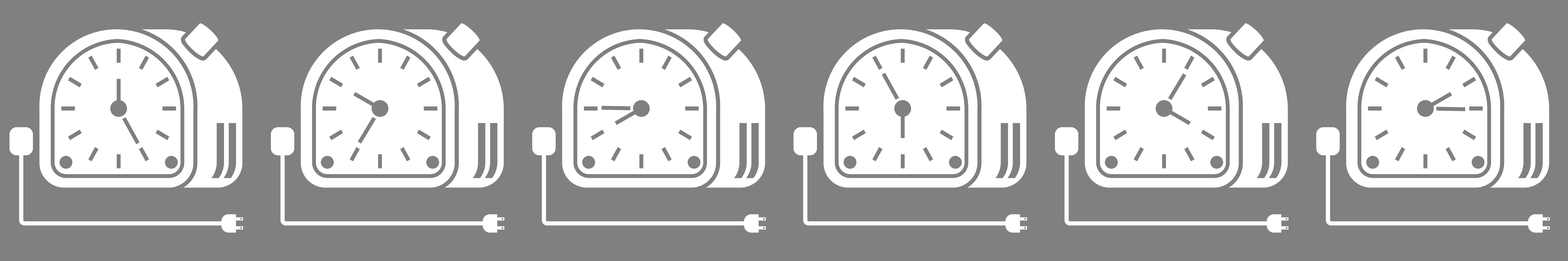
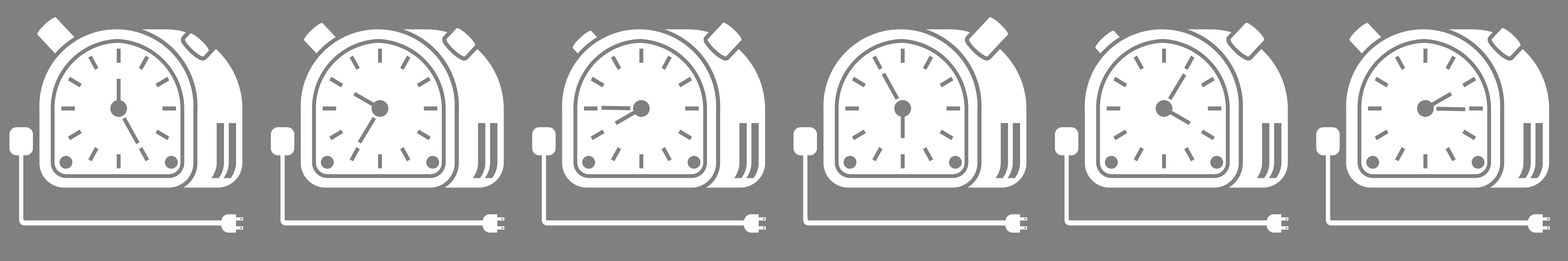
Layer changes from the first 1568×261 image to the second:
added layer "time_icon_vectors-01" above "Layer 3 copy 5" over [37, 17, 1550, 189]
added layer "Layer 3 copy 5" above "Layer 3 copy 4" over [1329, 216, 1529, 222]
added layer "Layer 3 copy 4" above "Layer 3 copy 3" over [1068, 216, 1267, 222]
added layer "Layer 3 copy 3" above "Layer 3 copy 2" over [807, 216, 1006, 222]
added layer "Layer 3 copy 2" above "Layer 3 copy" over [545, 216, 745, 222]
added layer "Layer 3 copy" above "Layer 3" over [284, 216, 483, 222]
added layer "Layer 3" above "Layer 1" over [23, 216, 222, 222]
painted on "Layer 1", masked it over [23, 23, 1550, 222]
